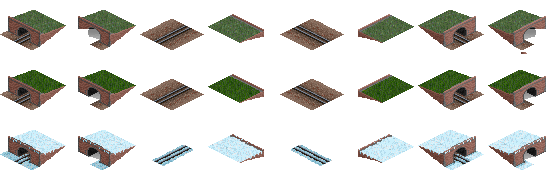
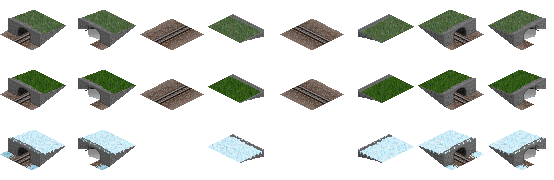
Layered file, before and after one edit (554×180). Changes by layer:
showed "Catenary" over [85, 24, 539, 151]
showed "Concrete" over [8, 14, 546, 167]
hid "Brick", painted on it over [8, 14, 546, 167]
painted on "Snow" (2nd of 2, in "Tracks"), masked it over [7, 139, 546, 168]
showed "Track narrow conc" over [0, 19, 546, 168]
hid "Track narrow wood" over [0, 19, 546, 168]
